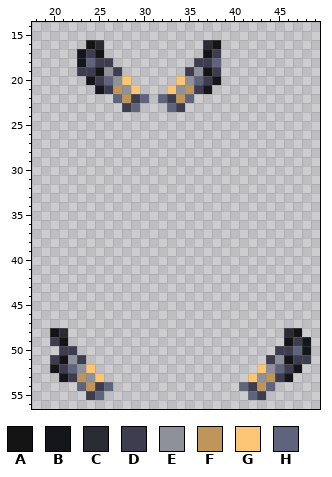
Pixel-art sprite, stored at Resources/Textures/_RMC14/Objects/Weapons/Guns/Pistols/m82f.rsi/inhand-left.png. This is how it looked before the edit.
The file is 64x64 pixels. Colours within 5 levels of each other are drawn and written as one. Shown: x 18..49, y 14..56.
Palette (. is transparent): A #141414  B #15161b  C #2b2c33  D #3d3d4f  E #8e919a  F #c09559  G #fcc574  H #5f647d
Pixels before, first column x 20:
16 ....AC...........CA..........
17 ...BDA...........AD..........
18 ...BHDD.........DDH..........
19 ...DDAED.......DEAD..........
20 ....BDHEG.....GEHDB..........
21 .....BDFEG...GEFDB...........
22 .......HFDH.HDFH.............
23 ........DH...HD..............
24 .............................
25 .............................
26 .............................
27 .............................
28 .............................
29 .............................
30 .............................
31 .............................
32 .............................
33 .............................
34 .............................
35 .............................
36 .............................
37 .............................
38 .............................
39 .............................
40 .............................
41 .............................
42 .............................
43 .............................
44 .............................
45 .............................
46 .............................
47 .............................
48 AC........................CA.
49 DA........................ADB
50 .DD......................DDHB
51 DAED....................DEADD
52 BDHEG..................GEHDB.
53 .BDFEG................GEFDB..
54 ...HFDH..............HDFH....
55 ....DH................HD.....
And afterwards:
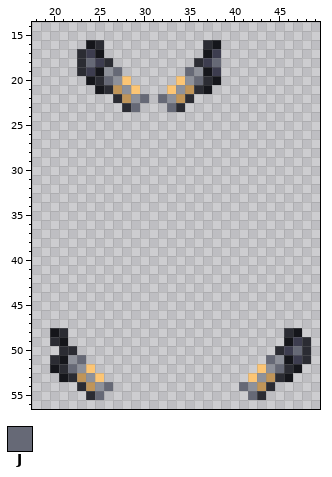
Colours new in this view: J #666976
Difference:
y 16: x 24 A -> B; x 38 A -> B
y 17: x 23 B -> C; x 25 A -> B; x 37 A -> B
y 18: x 23..24 BH -> CJ; x 26 D -> C; x 36 D -> C; x 38 H -> J
y 19: x 23 D -> C; x 25 A -> B; x 27 D -> J; x 35 D -> J; x 37 A -> B
y 20: x 25..26 DH -> CJ; x 36..37 HD -> JC
y 21: x 26 D -> C; x 36 D -> C
y 22: x 27 H -> C; x 29..30 DH -> EJ; x 32..33 HD -> JE; x 35 H -> C
y 23: x 28..29 DH -> CJ; x 33..34 HD -> JC
y 48: x 20 A -> B; x 47 A -> B
y 49: x 20..21 DA -> CB; x 46 A -> B; x 48 B -> C
y 50: x 21..22 DD -> CC; x 45 D -> C; x 47..48 HB -> JC
y 51: x 20..21 DA -> CB; x 23 D -> J; x 44 D -> J; x 46 A -> B; x 48 D -> C
y 52: x 21..22 DH -> CJ; x 45..46 HD -> JC
y 53: x 22 D -> C; x 45 D -> C
y 54: x 23 H -> C; x 25..26 DH -> EJ; x 41..42 HD -> JE; x 44 H -> C
y 55: x 24..25 DH -> CJ; x 42..43 HD -> JC
Where, in picture pixels (left, top, right, bottom), the same in both pictures:
changed: (77, 40, 221, 112)
changed: (50, 328, 113, 400)
changed: (239, 328, 311, 400)
